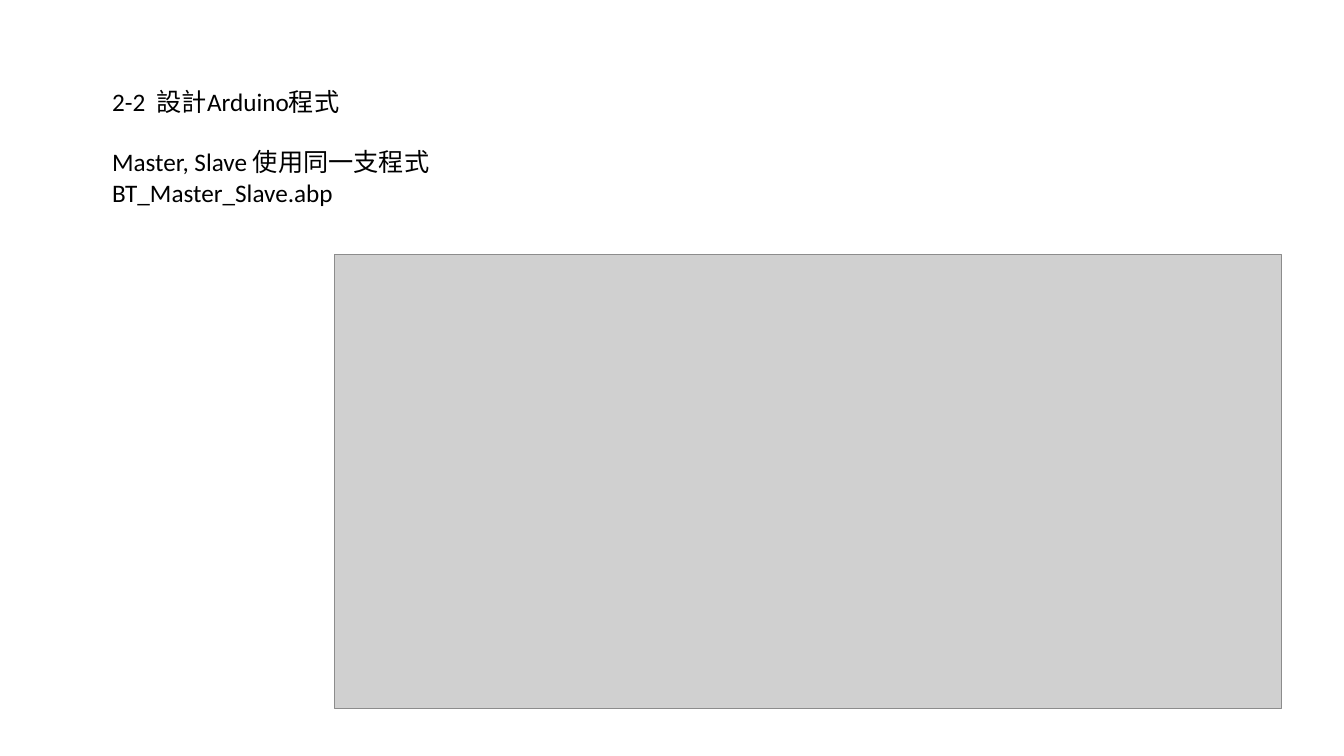
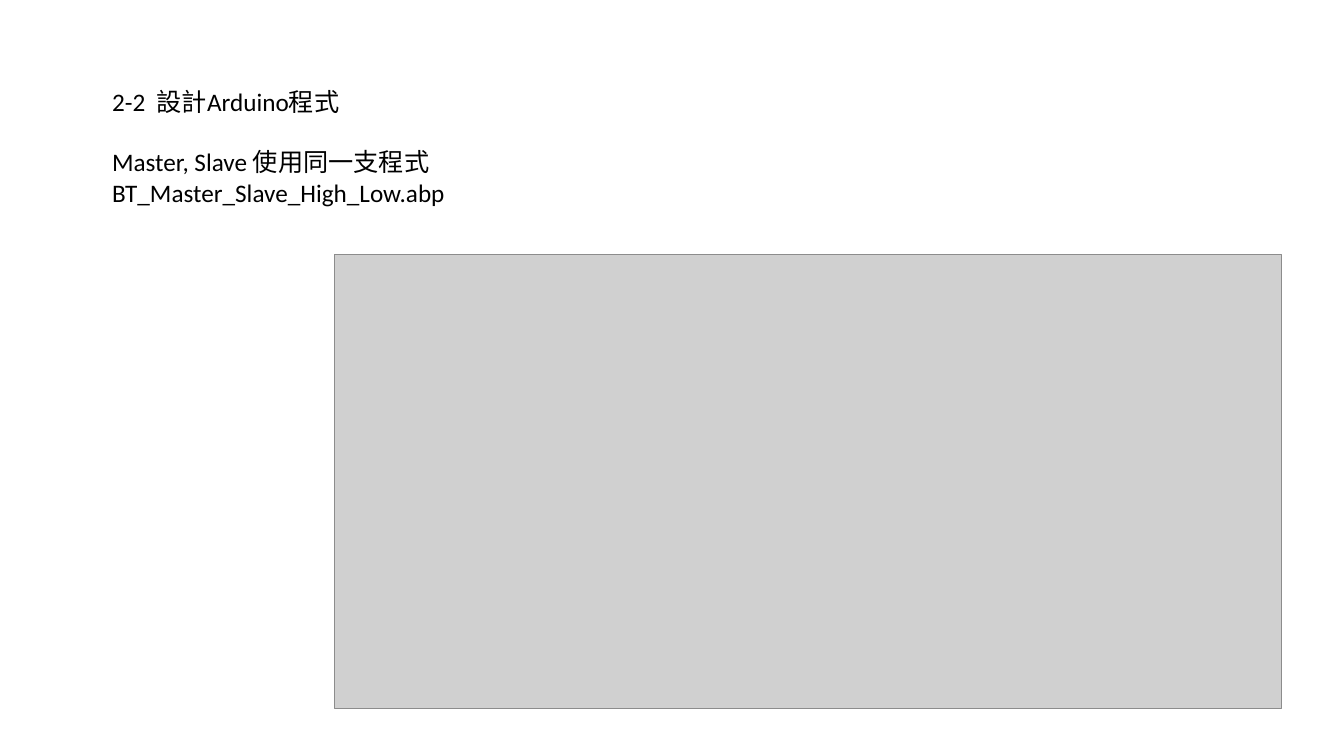
Before and after one commit to Ken0206/HC-05_AT_Master_Slave, a slide deck: slide 9 of Arduino_UNO_HC-05傳訊.pptx. Drawn at 1344x756 pixels with LibreOffice and Linux fonts; fonts in the diff are those of the drawing; grey boxes stand for pictures. Boxes give left, top, right and bottom in pixels: in the first picture for what was removed or moved away, otherwise in the second. Text is boxed around its words. In the diff, an @@ line names an element or a change of style, - is before the commit and + after.

Commit message:
update

```diff
--- a/Arduino_UNO_HC-05傳訊.pptx
+++ b/Arduino_UNO_HC-05傳訊.pptx
@@ text at (112,184,444,207): text changed @@
-BT_Master_Slave.abp
+BT_Master_Slave_High_Low.abp
```
